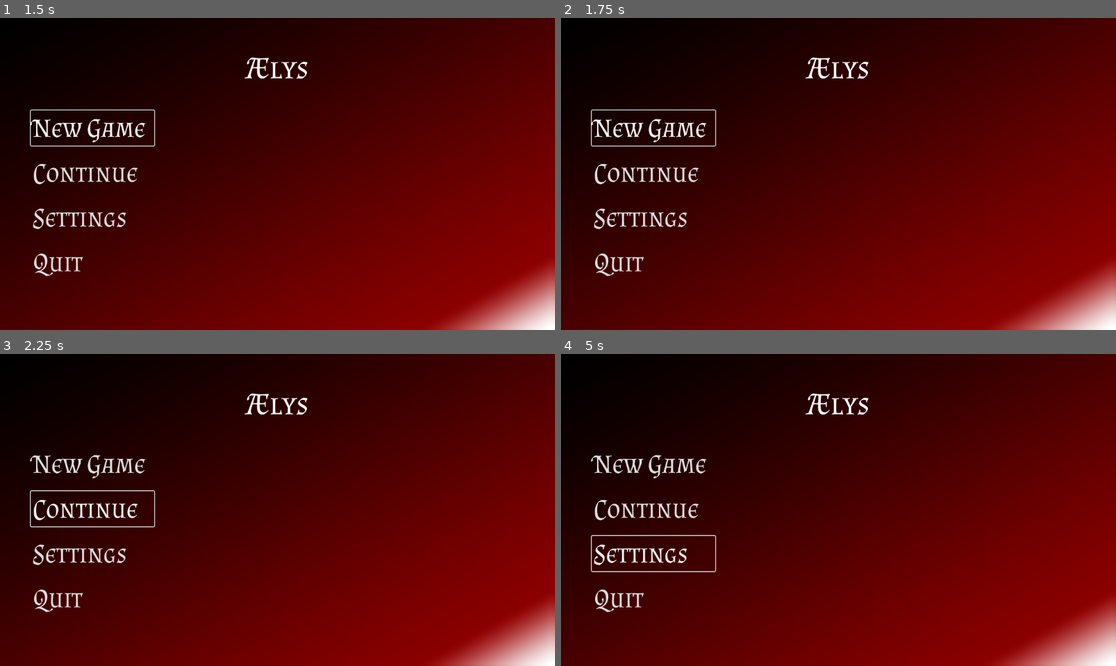
Above: before the commit, frames 1-4 (two rows, left to right).
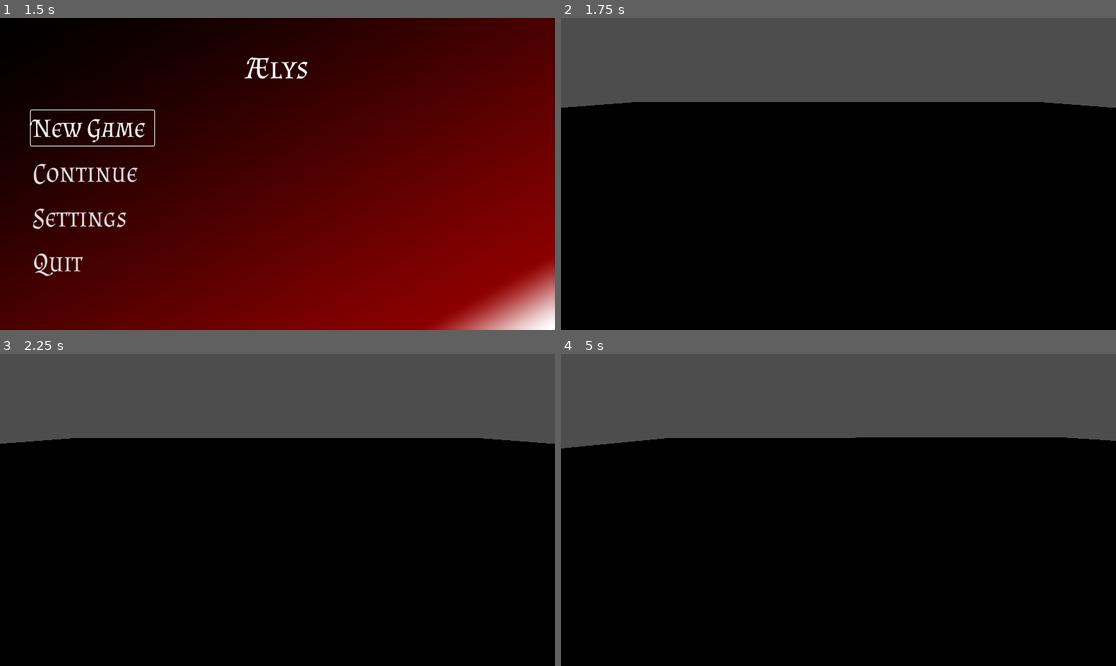
Above: after the commit, the same moments.

Repository: AlphOmart/AElys
Game: Godot game, scene res://menu_principal.tscn
Two runs of this game, one before a commit and one after it. Both use one fixed random seed, a clock stepped at 60 frames per second and the inputs below. Before the commit the project has no main scene; this scene is started directly in both runs.
Inputs (mouse positions are in pixels of both pictures, inside the frame that each line leads up to):
- Up to frame 1 (1.5 s): click "New Game" at 0.5 s; click "New Game" at 1.25 s
- Up to frame 2 (1.75 s): no input
- Up to frame 3 (2.25 s): click (94, 510) at 2 s, where only the run before the commit has a clickable "Continue"
- Up to frame 4 (5 s): click (655, 510) at 2.75 s, where only the run before the commit has a clickable "Continue"; click (655, 553) at 3.5 s, where only the run before the commit has a clickable "Settings"; move the mouse to (960, 494) at 4.27 s; hold D (move_right, bound only after the commit) from 4.28 s (still down)

Frame 1 is identical in both runs. In frame 2, 99% of the frame differs, in the area x 0-100%, y 0-100%; in frame 3, 99%; in frame 4, 99%.

Commit message:
finish bean

Diff:
--- /dev/null
+++ b/Camera.gd
@@ -0,0 +1,17 @@
+extends CharacterBody3D
+
+@onready var camera_pivot = $CameraPivot
+
+var mouse_sensitivity = 0.005
+var rotation_y = 0.0
+var rotation_x = 0.0
+
+func _ready():
+	Input.set_mouse_mode(Input.MOUSE_MODE_CAPTURED)
+
+func _unhandled_input(event):
+	if event is InputEventMouseMotion:
+		rotation_y -= event.relative.x * mouse_sensitivity
+		#rotation_x -= event.relative.y * mouse_sensitivity
+		rotation_x = clamp(rotation_x, deg_to_rad(-45), deg_to_rad(45))
+		camera_pivot.rotation = Vector3(rotation_x, rotation_y, 0)
--- /dev/null
+++ b/camera_pivot.gd
@@ -0,0 +1,17 @@
+extends Node3D
+
+@onready var camera_pivot = $CameraPivot
+
+var mouse_sensitivity = 0.005
+var rotation_y = 0.0
+var rotation_x = 0.0
+
+func _ready():
+	Input.set_mouse_mode(Input.MOUSE_MODE_CAPTURED)
+
+func _unhandled_input(event):
+	if event is InputEventMouseMotion:
+		rotation_y -= event.relative.x * mouse_sensitivity
+		#rotation_x -= event.relative.y * mouse_sensitivity
+		rotation_x = clamp(rotation_x, deg_to_rad(-45), deg_to_rad(45))
+		camera_pivot.rotation = Vector3(rotation_x, rotation_y, 0)
--- /dev/null
+++ b/ground.tscn
@@ -0,0 +1,18 @@
+[gd_scene load_steps=3 format=3 uid="uid://4ke3mhoja14s"]
+
+[sub_resource type="BoxShape3D" id="BoxShape3D_lv0v5"]
+size = Vector3(100, 1, 100)
+
+[sub_resource type="BoxMesh" id="BoxMesh_yh8r4"]
+size = Vector3(100, 1, 100)
+
+[node name="ground" type="Node3D"]
+
+[node name="StaticBody3D" type="StaticBody3D" parent="."]
+
+[node name="CollisionShape3D" type="CollisionShape3D" parent="StaticBody3D"]
+shape = SubResource("BoxShape3D_lv0v5")
+
+[node name="MeshInstance3D" type="MeshInstance3D" parent="."]
+transform = Transform3D(1, 0, 0, 0, 1, 0, 0, 0, 1, 0, -1, 0)
+mesh = SubResource("BoxMesh_yh8r4")
--- a/menu_scripts/menu_principal.gd
+++ b/menu_scripts/menu_principal.gd
@@ -1,7 +1,7 @@
 extends Control
 
 #préchargé l'ancienne partie
-@onready var newGame#= preload("")
+@onready var newGame = preload("../test.tscn")
 @onready var SaveLvl# = preload("")
 
 func _on_start_btn_button_down() -> void:
--- /dev/null
+++ b/player.gd
@@ -0,0 +1,51 @@
+extends CharacterBody3D
+
+# How fast the player moves in meters per second.
+@export var speed = 14
+# The downward acceleration when in the air, in meters per second squared.
+@export var fall_acceleration = 75
+
+var target_velocity = Vector3.ZERO
+@onready var camera_pivot = $CameraPivot
+@onready var player_pivot = $"."
+var mouse_sensitivity = 0.005
+var rotation_x = 0.0
+var rotation_y = 0.0
+
+func _ready():
+	Input.set_mouse_mode(Input.MOUSE_MODE_CAPTURED)
+
+func _unhandled_input(event):
+	if event is InputEventMouseMotion:
+		rotation_y -= event.relative.x * mouse_sensitivity
+		rotation_x = clamp(rotation_x - event.relative.y * mouse_sensitivity, deg_to_rad(-45), deg_to_rad(45))
+		#camera_pivot.rotation = Vector3(rotation_x, 0, 0)
+		player_pivot.rotation = Vector3(0, rotation_y, 0)
+func _physics_process(delta):
+	var direction = Vector3.ZERO
+
+	if Input.is_action_pressed("move_left"):
+		direction.x -= 1
+	if Input.is_action_pressed("move_right"):
+		direction.x += 1
+	if Input.is_action_pressed("move_back"):
+		direction.z += 1
+	if Input.is_action_pressed("move_forward"):
+		direction.z -= 1
+	if Input.is_action_pressed("quit"):
+		get_tree().quit()
+	if direction != Vector3.ZERO:
+		direction = direction.normalized()
+#		$Pivot.basis = Basis.looking_at(direction)
+
+	# Ground Velocity
+	target_velocity.x = direction.x * speed
+	target_velocity.z = direction.z * speed
+
+	# Vertical Velocity
+	if not is_on_floor(): # If in the air, fall towards the floor. Literally gravity
+		target_velocity.y = target_velocity.y - (fall_acceleration * delta)
+
+	# Moving the Character
+	velocity = target_velocity
+	move_and_slide()
--- /dev/null
+++ b/player.tscn
@@ -0,0 +1,46 @@
+[gd_scene load_steps=6 format=3 uid="uid://dqoo3l753wj15"]
+
+[ext_resource type="Script" uid="uid://detuuvy7wqw6j" path="res://player.gd" id="2_onrkg"]
+
+[sub_resource type="StandardMaterial3D" id="StandardMaterial3D_onrkg"]
+
+[sub_resource type="CapsuleMesh" id="CapsuleMesh_sh265"]
+material = SubResource("StandardMaterial3D_onrkg")
+
+[sub_resource type="StandardMaterial3D" id="StandardMaterial3D_4flbx"]
+albedo_color = Color(0, 0.478045, 0.479903, 1)
+
+[sub_resource type="CapsuleShape3D" id="CapsuleShape3D_4flbx"]
+
+[node name="player" type="Node3D"]
+
+[node name="CharacterBody3D" type="CharacterBody3D" parent="."]
+script = ExtResource("2_onrkg")
+
+[node name="MeshInstance3D" type="MeshInstance3D" parent="CharacterBody3D"]
+transform = Transform3D(0.999985, -0.00541049, 0, 0.00541049, 0.999985, 0, 0, 0, 1, 0, 0, 0)
+mesh = SubResource("CapsuleMesh_sh265")
+surface_material_override/0 = SubResource("StandardMaterial3D_4flbx")
+
+[node name="MeshInstance3D2" type="MeshInstance3D" parent="CharacterBody3D"]
+transform = Transform3D(0.999985, -0.00541049, 0, -0.000450104, -0.0831897, -0.996534, 0.00539174, 0.996519, -0.0831909, 0, 0, -1.17482)
+mesh = SubResource("CapsuleMesh_sh265")
+surface_material_override/0 = SubResource("StandardMaterial3D_4flbx")
+
+[node name="MeshInstance3D3" type="MeshInstance3D" parent="CharacterBody3D"]
+transform = Transform3D(-0.040011, 0.995737, -0.0831051, -0.000450104, -0.0831897, -0.996534, -0.999199, -0.0398349, 0.00377668, -1.087, 0, -0.105962)
+mesh = SubResource("CapsuleMesh_sh265")
+surface_material_override/0 = SubResource("StandardMaterial3D_4flbx")
+
+[node name="CollisionShape3D" type="CollisionShape3D" parent="CharacterBody3D"]
+shape = SubResource("CapsuleShape3D_4flbx")
+
+[node name="CameraPivot" type="Node3D" parent="CharacterBody3D"]
+transform = Transform3D(1, 0, 0, 0, 0.918384, 0.39569, 0, -0.39569, 0.918384, 0, 1.55583, 4.18045)
+
+[node name="Camera3D" type="Camera3D" parent="CharacterBody3D/CameraPivot"]
+
+[node name="Skeleton3D" type="Skeleton3D" parent="CharacterBody3D"]
+
+[node name="RayCast3D" type="RayCast3D" parent="CharacterBody3D"]
+transform = Transform3D(1, 0, 0, 0, 1, 0, 0, 0, 1, 0, 1, 0)
--- a/project.godot
+++ b/project.godot
@@ -11,9 +11,38 @@
 [application]
 
 config/name="Ælys"
+run/main_scene="uid://bmqysws1pu7ok"
 config/features=PackedStringArray("4.4", "Forward Plus")
 config/icon="res://icon.svg"
 
 [dotnet]
 
 project/assembly_name="Ælys"
+
+[input]
+
+move_right={
+"deadzone": 0.2,
+"events": [Object(InputEventKey,"resource_local_to_scene":false,"resource_name":"","device":0,"window_id":0,"alt_pressed":false,"shift_pressed":false,"ctrl_pressed":false,"meta_pressed":false,"pressed":false,"keycode":0,"physical_keycode":68,"key_label":0,"unicode":0,"location":0,"echo":false,"script":null)
+]
+}
+move_left={
+"deadzone": 0.2,
+"events": [Object(InputEventKey,"resource_local_to_scene":false,"resource_name":"","device":0,"window_id":0,"alt_pressed":false,"shift_pressed":false,"ctrl_pressed":false,"meta_pressed":false,"pressed":false,"keycode":0,"physical_keycode":65,"key_label":0,"unicode":0,"location":0,"echo":false,"script":null)
+]
+}
+move_back={
+"deadzone": 0.2,
+"events": [Object(InputEventKey,"resource_local_to_scene":false,"resource_name":"","device":0,"window_id":0,"alt_pressed":false,"shift_pressed":false,"ctrl_pressed":false,"meta_pressed":false,"pressed":false,"keycode":0,"physical_keycode":83,"key_label":0,"unicode":0,"location":0,"echo":false,"script":null)
+]
+}
+move_forward={
+"deadzone": 0.2,
+"events": [Object(InputEventKey,"resource_local_to_scene":false,"resource_name":"","device":0,"window_id":0,"alt_pressed":false,"shift_pressed":false,"ctrl_pressed":false,"meta_pressed":false,"pressed":false,"keycode":0,"physical_keycode":87,"key_label":0,"unicode":0,"location":0,"echo":false,"script":null)
+]
+}
+quit={
+"deadzone": 0.2,
+"events": [Object(InputEventKey,"resource_local_to_scene":false,"resource_name":"","device":-1,"window_id":0,"alt_pressed":false,"shift_pressed":false,"ctrl_pressed":false,"meta_pressed":false,"pressed":false,"keycode":0,"physical_keycode":4194305,"key_label":0,"unicode":0,"location":0,"echo":false,"script":null)
+]
+}
--- /dev/null
+++ b/test.tscn
@@ -0,0 +1,11 @@
+[gd_scene load_steps=3 format=3 uid="uid://dahqvt7nic12p"]
+
+[ext_resource type="PackedScene" uid="uid://dqoo3l753wj15" path="res://player.tscn" id="1_8uh7m"]
+[ext_resource type="PackedScene" uid="uid://4ke3mhoja14s" path="res://ground.tscn" id="2_6uqi0"]
+
+[node name="Node3D" type="Node3D"]
+
+[node name="player" parent="." instance=ExtResource("1_8uh7m")]
+transform = Transform3D(1, 0, 0, 0, 1, 0, 0, 0, 1, 0.164913, 0.662377, 0.0157156)
+
+[node name="ground" parent="." instance=ExtResource("2_6uqi0")]
Not shown, added: Camera.gd.uid
Not shown, added: camera_pivot.gd.uid
Empty file added: movement.gd
Not shown, added: movement.gd.uid
Not shown, added: player.gd.uid
